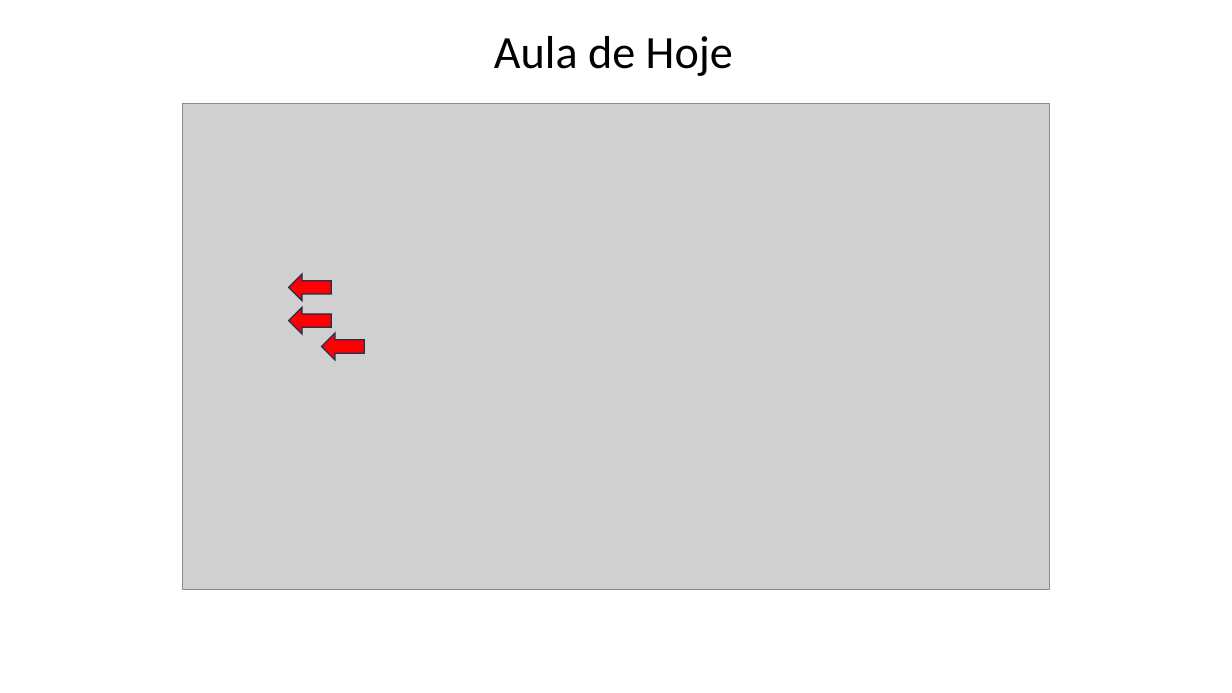
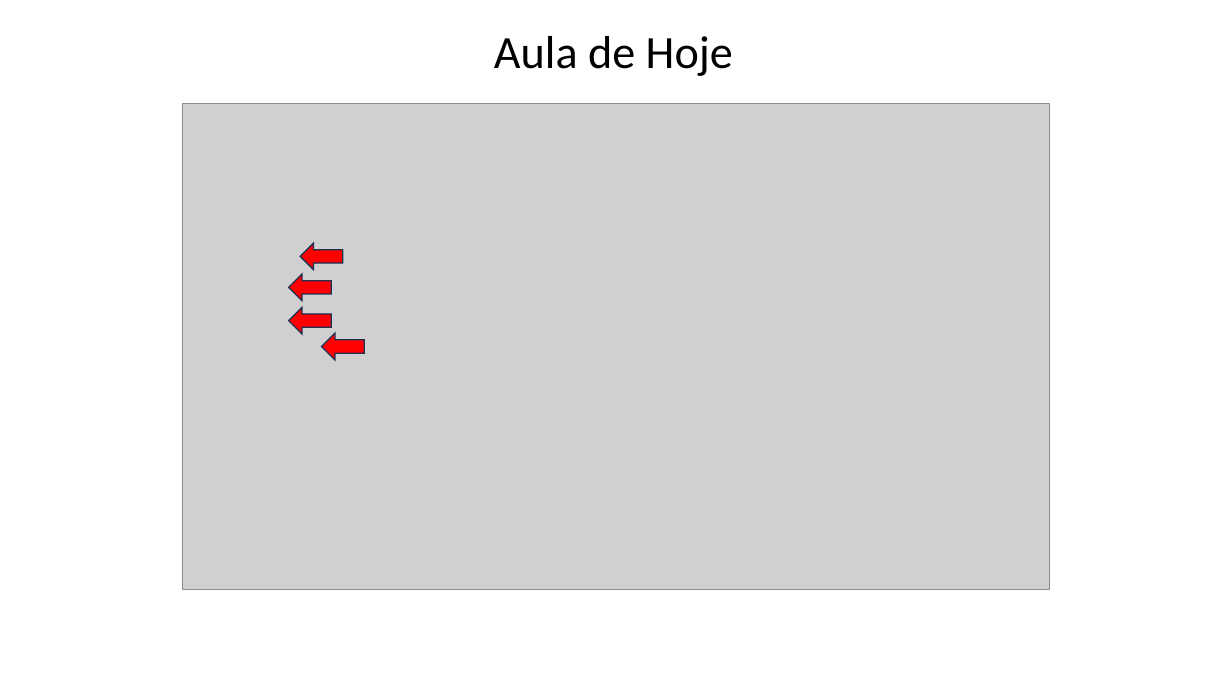
Before and after one commit to Felipe-Tagawa/C07-Monitoria, a slide deck: slide 3 of Aula 5/ComandosDDL.pptx. Drawn at 1232x693 pixels with LibreOffice and Linux fonts; fonts in the diff are those of the drawing; grey boxes stand for pictures; background and template pictures are left out. Boxes give left, top, right and bottom in pixels: in the first picture for what was removed or moved away, otherwise in the second. Text is boxed around its words. In the diff, an @@ line names an element or a change of style, - is before the commit and + after.

```diff
--- a/Aula 5/ComandosDDL.pptx
+++ b/Aula 5/ComandosDDL.pptx
@@ right arrow added at bbox=[300, 243, 343, 270], fill #FF0000, outline #1E3256 1 pt @@
```
Also in this commit, not shown: 1 other slide changed, 1 slide added, 2 other files.
